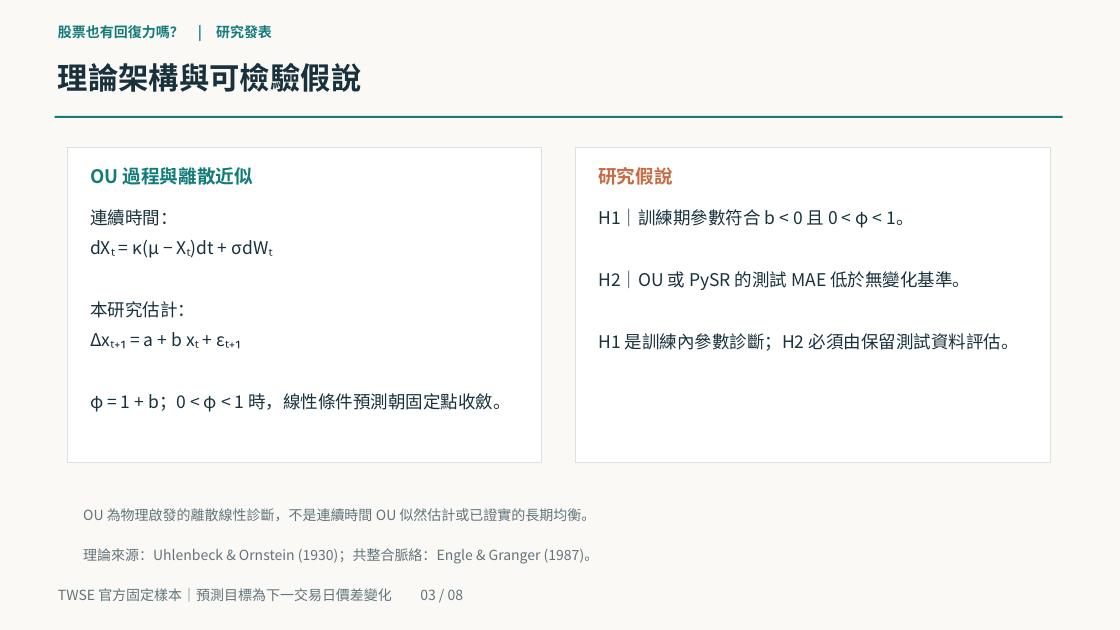
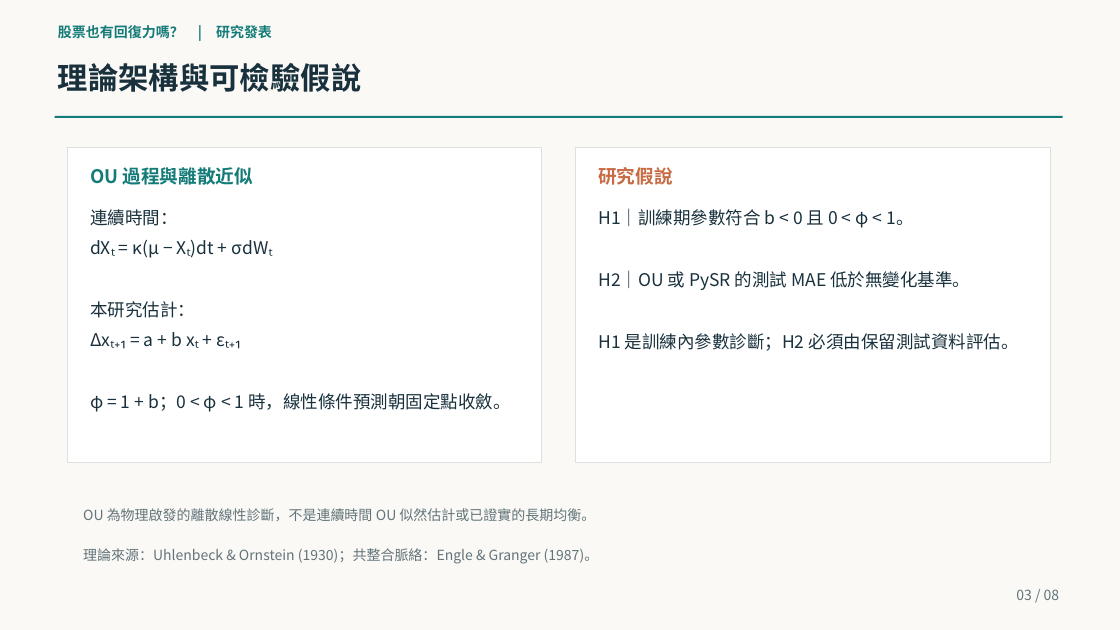
Before and after one commit to yinglinlin010/market-physics-lab, a slide deck: slide 3 of slides/midterm_90s.pptx. Drawn at 1120x630 pixels with LibreOffice and Linux fonts; fonts in the diff are those of the drawing. Boxes give left, top, right and bottom in pixels: in the first picture for what was removed or moved away, otherwise in the second. Text is boxed around its words. In the diff, an @@ line names an element or a change of style, - is before the commit and + after.

```diff
--- a/slides/midterm_90s.pptx
+++ b/slides/midterm_90s.pptx
@@ text at box(1016, 589, 1060, 600): text changed @@
-TWSE 官方固定樣本｜預測目標為下一交易日價差變化 03 / 08
+03 / 08
```
Also in this commit, not shown: 6 other slides changed, 1 other file.
